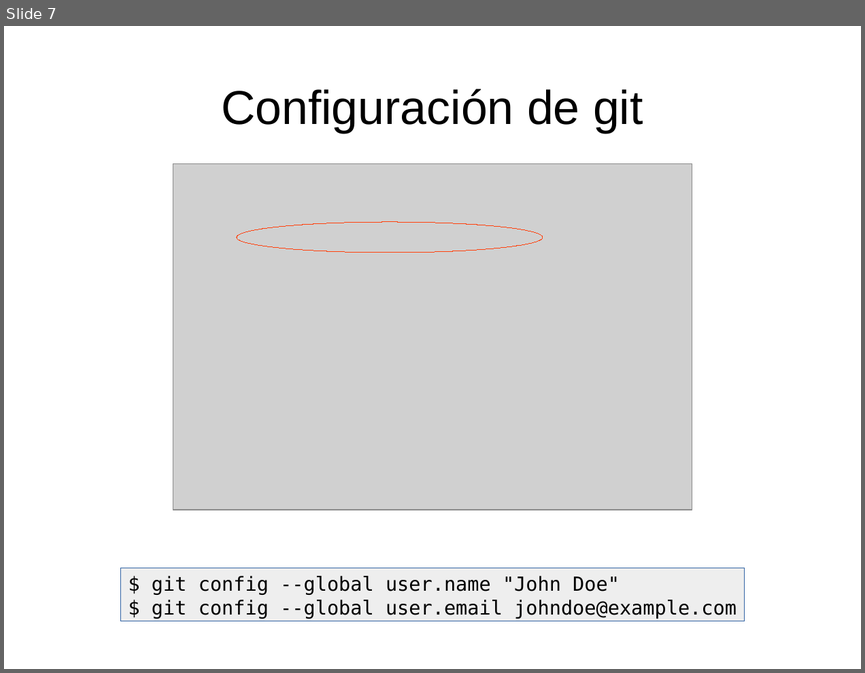
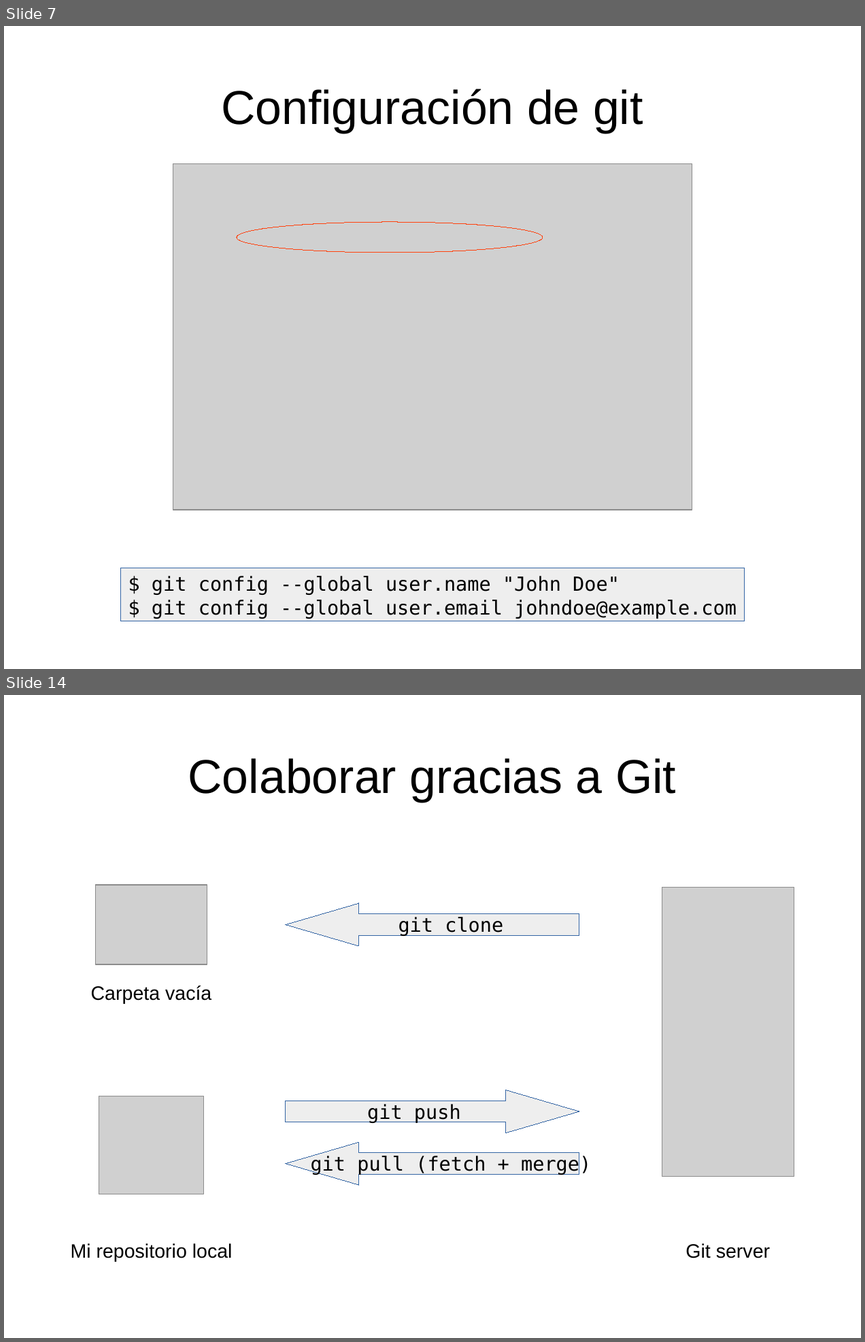
Before and after one commit to franperr/introduccion-git-github, a slide deck: Diapositivas.odp. Shown one above the other, each under a label of ours: slide 7 before the commit, slides 7 and 14 after it; the slides between them are not shown. The pictures are 865x673 and 865x1342 pixels, drawn with LibreOffice and Linux fonts; fonts in the diff are those of the drawing; grey boxes stand for pictures. Boxes give left, top, right and bottom in pixels: in the first picture for what was removed or moved away, otherwise in the second. Text is boxed around its words. In the diff, an @@ line names an element or a change of style, - is before the commit and + after.

Commit message:
Información sobre remote server

```diff
--- a/Diapositivas.odp
+++ b/Diapositivas.odp
@@ slide 14 added at (4, 695, 861, 1338), background #FFFFFF @@
@@ title added at (188, 758, 676, 802), 44 pt, text #000000 @@
+Colaborar gracias a Git
@@ picture added at (95, 885, 207, 964) @@
@@ picture added at (662, 887, 794, 1176) @@
@@ left arrow added at (286, 903, 579, 946), fill #EEEEEE, outline #3465A4 0 pt, 18 pt, text #000000 @@
+git clone
@@ text added at (91, 985, 211, 1003), 18 pt, text #000000 @@
+Carpeta vacía
@@ picture added at (99, 1096, 204, 1194) @@
@@ right arrow added at (286, 1090, 579, 1133), fill #EEEEEE, outline #3465A4 0 pt, 18 pt, text #000000 @@
+git push
@@ left arrow added at (286, 1142, 579, 1185), fill #EEEEEE, outline #3465A4 0 pt, 18 pt, text #000000 @@
+git pull (fetch + merge)
@@ text added at (71, 1243, 232, 1261), 18 pt, text #000000 @@
+Mi repositorio local
@@ text added at (685, 1243, 770, 1258), 18 pt, text #000000 @@
+Git server
```
Also in this commit, not shown: 3 slides changed, 4 other slides added.
